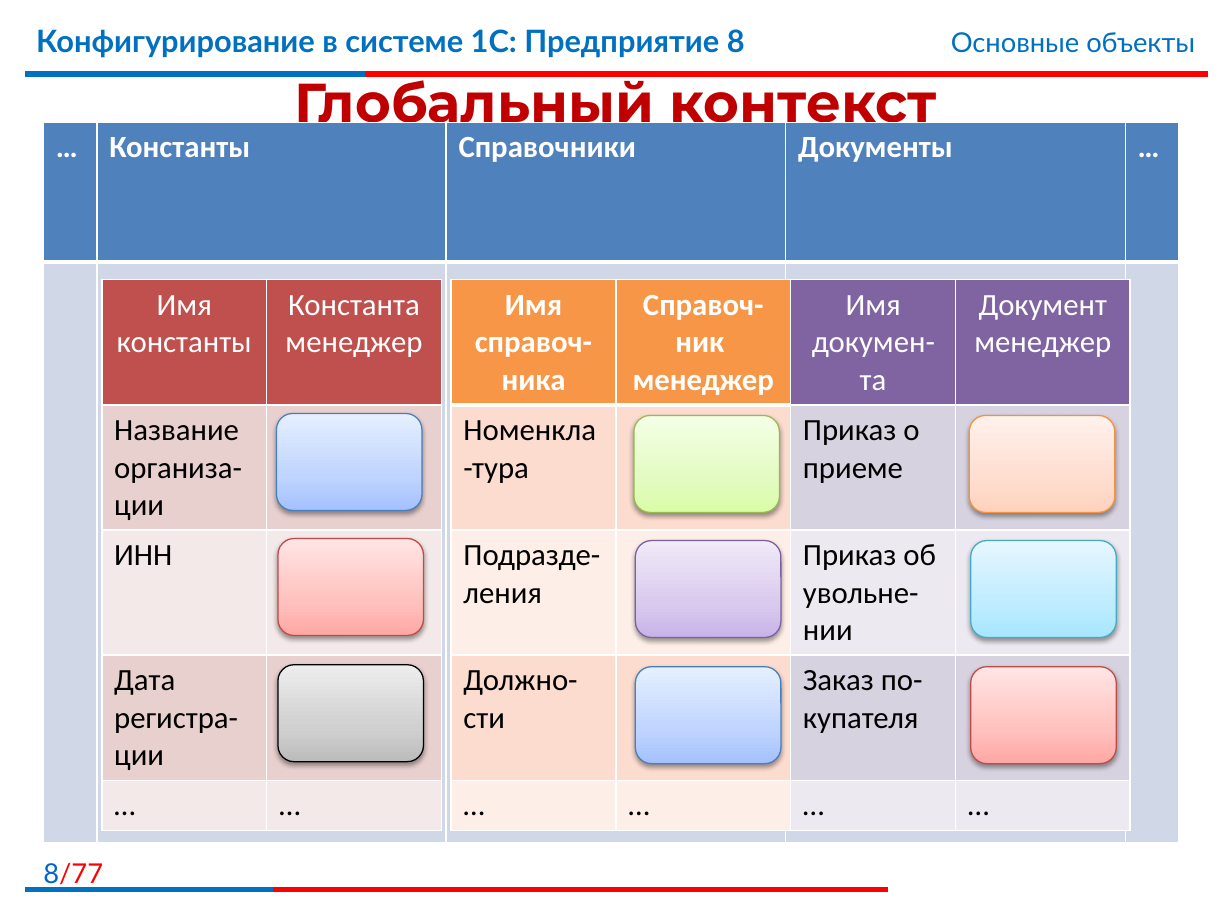
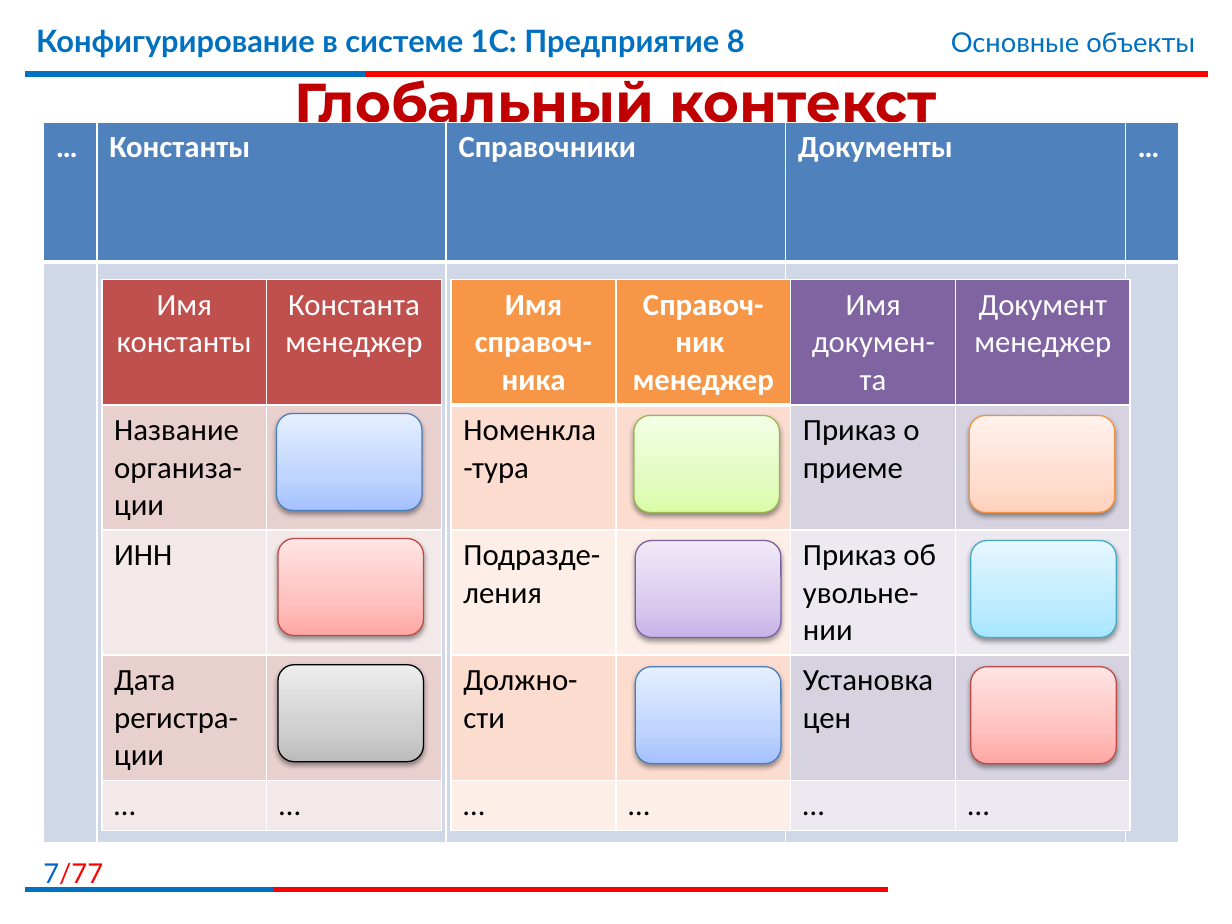
Before and after one commit to bestteacher-1c/documents_compl_kurs, a slide deck: slide 7 of Занятие_04/Иллюстрации4.pptx (slide 8 before the commit). Drawn at 1232x924 pixels with LibreOffice and Linux fonts; fonts in the diff are those of the drawing; background and template pictures are left out. Boxes give left, top, right and bottom in pixels: in the first picture for what was removed or moved away, otherwise in the second. Text is boxed around its words. In the diff, an @@ line names an element or a change of style, - is before the commit and + after.

```diff
--- a/Занятие_04/Иллюстрации4.pptx
+++ b/Занятие_04/Иллюстрации4.pptx
@@ table at (x1=791, y1=280, x2=1131, y2=823) @@
-row 4, column 1: Заказ по-купателя
+row 4, column 1: Установка цен
@@ page number at (x1=43, y1=863, x2=103, y2=889): text changed @@
-8/77
+7/77
```
Also in this commit, not shown: 21 other slides changed, 16 slides added, 31 slides removed, 28 other files.
